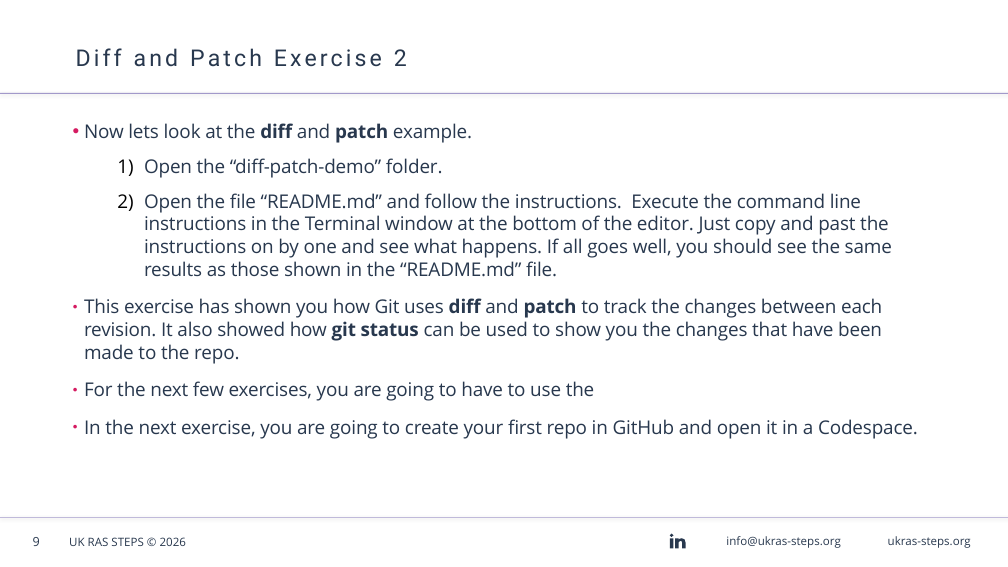
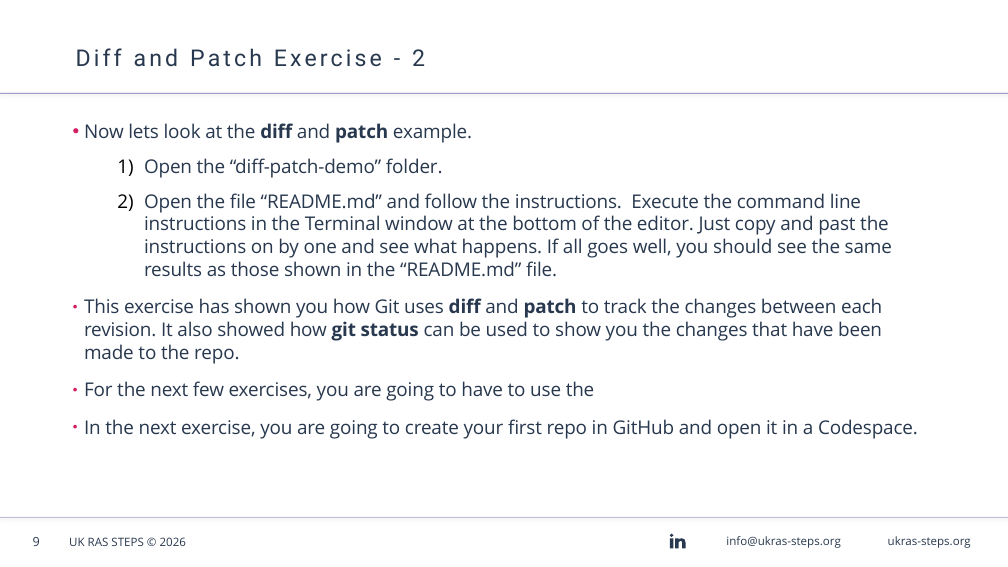
Before and after one commit to AndyBlightLeeds/git-github-workshop, a slide deck: slide 9 of presentation/Git & GitHub Workshop - Windows.odp. Drawn at 1008x567 pixels with LibreOffice and Linux fonts; fonts in the diff are those of the drawing; background and template pictures are left out. Boxes give left, top, right and bottom in pixels: in the first picture for what was removed or moved away, otherwise in the second. Text is boxed around its words. In the diff, an @@ line names an element or a change of style, - is before the commit and + after.

```diff
--- a/presentation/Git & GitHub Workshop - Windows.odp
+++ b/presentation/Git & GitHub Workshop - Windows.odp
@@ title at (76,48,425,67): text changed @@
-Diff and Patch Exercise 2
+Diff and Patch Exercise - 2
```
Also in this commit, not shown: 9 other slides changed, 2 slides added, 1 slide removed, 1 other file.
